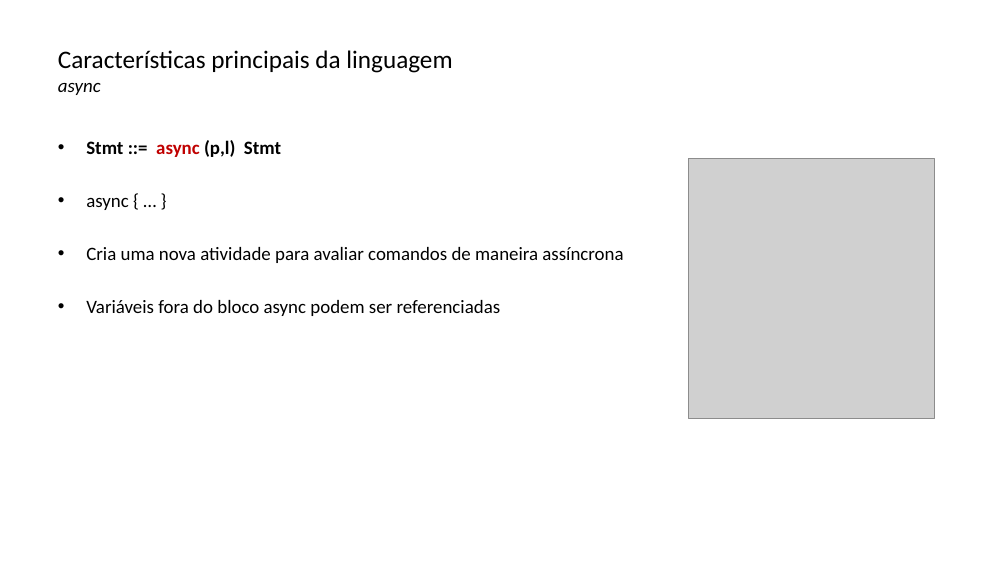
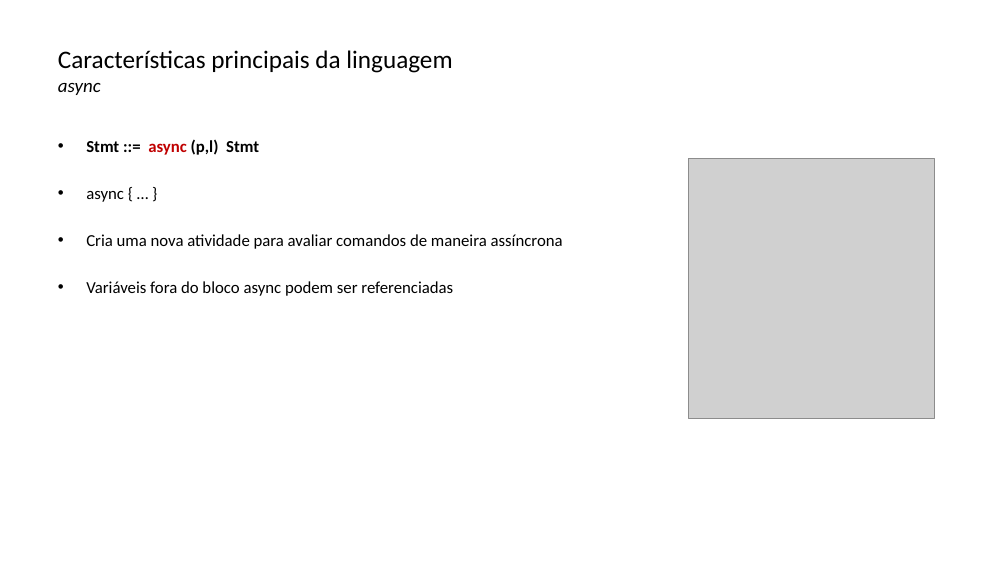
Before and after one commit to lquatrin/inf2591, a slide deck: slide 13 of x10.pptx (slide 11 before the commit). Drawn at 1008x567 pixels with LibreOffice and Linux fonts; fonts in the diff are those of the drawing; grey boxes stand for pictures. Boxes give left, top, right and bottom in pixels: in the first picture for what was removed or moved away, otherwise in the second. Text is boxed around its words. In the diff, an @@ line names an element or a change of style, - is before the commit and + after.

```diff
--- a/x10.pptx
+++ b/x10.pptx
@@ text "Stmt ::= async (p,l) Stmt" at [86,139,563,296]: size 18 to 16 pt @@
```
Also in this commit, not shown: 11 other slides changed, 2 slides added, 2 slides removed, 5 other files.
